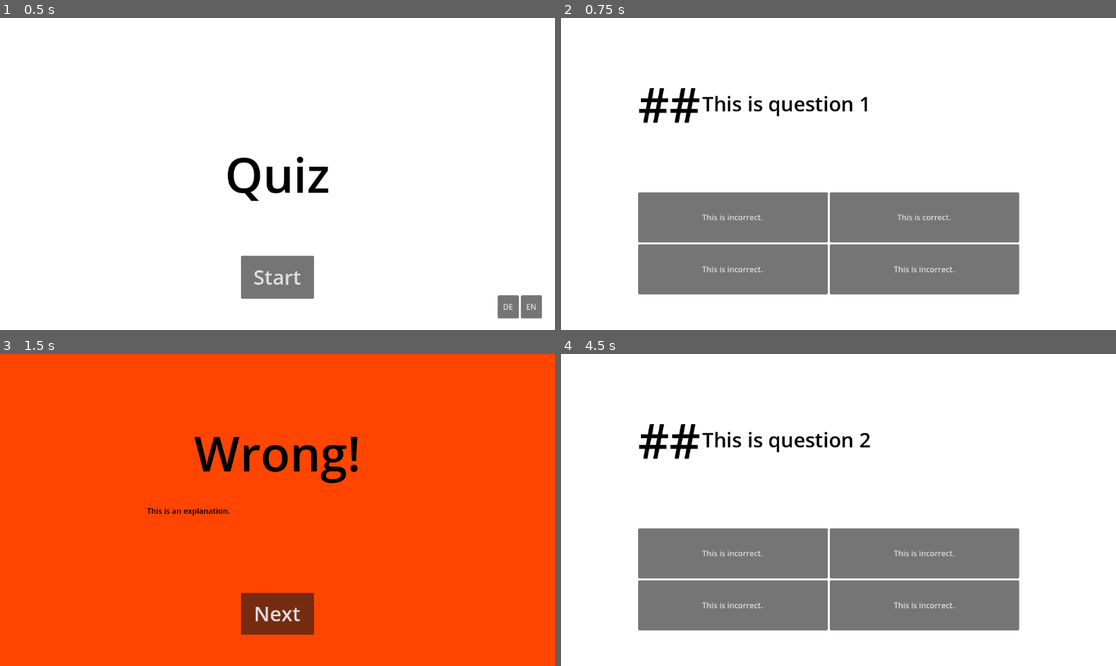
Above: before the commit, frames 1-4 (two rows, left to right).
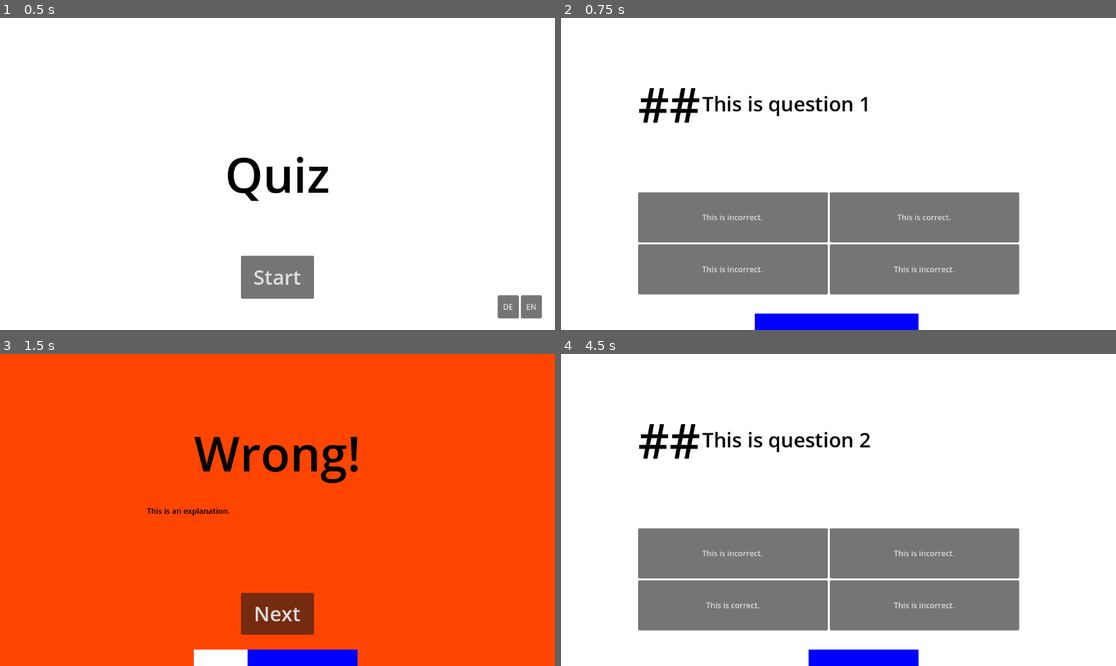
Above: after the commit, the same moments.

Repository: KonigJakob/CSM_Quiz
Game: Godot game, scene res://scenes/main.tscn
Same seed, same stepped clock (60 frames per second), same inputs: the game is played once before the commit and once after it.
Inputs:
- Up to frame 1 (0.5 s): no input
- Up to frame 2 (0.75 s): click "Start" at 0.5 s
- Up to frame 3 (1.5 s): click "This is incorrect." at 1.25 s
- Up to frame 4 (4.5 s): click "This is correct." at 2 s; click "This is incorrect." at 2.75 s; click "This is incorrect." at 3.5 s; click "Start" at 4.25 s

Frame 1 is identical in both runs. In frame 2, 1.6% of the frame differs, in the area x 34-65%, y 94-100%; in frame 3, 1.6%; in frame 4, 1.2%.

Commit message:
implement progress bar

Diff:
--- a/csm_quiz/assets/translations.csv
+++ b/csm_quiz/assets/translations.csv
@@ -13,7 +13,7 @@
 QUESTION2,"This is question 2","Das ist Frage 2"
 QUESTION2_A,"This is incorrect.","Das ist falsch."
 QUESTION2_B,"This is incorrect.","Das ist falsch."
-QUESTION2_C,"This is incorrect.","Das ist falsch."
+QUESTION2_C,"This is correct.","Das ist richtig."
 QUESTION2_D,"This is incorrect.","Das ist falsch."
 QUESTION2_E,"This is an explanation.","Das ist eine Erklärung."
 QUESTION3,"This is question 3","Das ist Frage 3"
--- a/csm_quiz/project.godot
+++ b/csm_quiz/project.godot
@@ -18,6 +18,7 @@
 [autoload]
 
 QuestionsLoader="*res://scripts/questions_loader.gd"
+EventManager="*res://scripts/event_manager.gd"
 
 [internationalization]
 
--- a/csm_quiz/scenes/main.tscn
+++ b/csm_quiz/scenes/main.tscn
@@ -1,8 +1,9 @@
-[gd_scene load_steps=4 format=3 uid="uid://clwygh7oxs6m7"]
+[gd_scene load_steps=5 format=3 uid="uid://clwygh7oxs6m7"]
 
 [ext_resource type="PackedScene" uid="uid://c1bhi5m51nhgu" path="res://scenes/start_screen.tscn" id="1_h2yge"]
-[ext_resource type="Script" uid="uid://jmklyvm3klyd" path="res://scenes/main.gd" id="1_jyhfs"]
+[ext_resource type="Script" uid="uid://jmklyvm3klyd" path="res://scripts/main.gd" id="1_jyhfs"]
 [ext_resource type="PackedScene" uid="uid://c52fdsmd7dpwa" path="res://scenes/results_screen.tscn" id="3_sugp2"]
+[ext_resource type="PackedScene" uid="uid://8nykgh40kkre" path="res://scenes/progress_bar.tscn" id="4_jyhfs"]
 
 [node name="Main" type="Control"]
 layout_mode = 3
@@ -20,4 +21,10 @@
 visible = false
 layout_mode = 1
 
+[node name="CanvasLayer" type="CanvasLayer" parent="."]
+layer = 10
+
+[node name="ProgressBar" parent="CanvasLayer" instance=ExtResource("4_jyhfs")]
+visible = false
+
 [connection signal="start_button_pressed" from="StartScreen" to="." method="_on_start_screen_start_button_pressed"]
--- /dev/null
+++ b/csm_quiz/scenes/progress_bar.gd
@@ -0,0 +1,17 @@
+extends Control
+
+@onready var progress_bar := get_node_or_null("TextureProgressBar") as TextureProgressBar
+
+func _ready() -> void:
+	EventManager.question_answered.connect(on_question_answered)
+	QuestionsLoader.questions_ended.connect(on_questions_ended)
+	progress_bar.step = progress_bar.max_value / QuestionsLoader.number_of_questions
+
+func on_question_answered(_correct : bool) -> void:
+	progress_bar.value += progress_bar.step
+	print (progress_bar.value)
+	pass
+
+func on_questions_ended() -> void:
+	progress_bar.value = progress_bar.min_value
+	pass
--- /dev/null
+++ b/csm_quiz/scenes/progress_bar.tscn
@@ -0,0 +1,46 @@
+[gd_scene load_steps=6 format=3 uid="uid://8nykgh40kkre"]
+
+[ext_resource type="Script" uid="uid://cpsshyddb3utk" path="res://scenes/progress_bar.gd" id="1_vt3ux"]
+
+[sub_resource type="Gradient" id="Gradient_8un81"]
+offsets = PackedFloat32Array(0, 0.595588, 1)
+colors = PackedColorArray(0, 0, 1, 1, 0, 0, 1, 1, 0, 0, 1, 1)
+
+[sub_resource type="GradientTexture2D" id="GradientTexture2D_1iuoo"]
+gradient = SubResource("Gradient_8un81")
+width = 340
+height = 34
+
+[sub_resource type="Gradient" id="Gradient_vt3ux"]
+colors = PackedColorArray(1, 1, 1, 1, 1, 1, 1, 1)
+
+[sub_resource type="GradientTexture2D" id="GradientTexture2D_8un81"]
+gradient = SubResource("Gradient_vt3ux")
+width = 340
+height = 34
+
+[node name="Control" type="Control"]
+layout_mode = 3
+anchor_top = 0.878
+anchor_right = 1.0
+anchor_bottom = 1.0
+offset_top = 0.0559692
+grow_horizontal = 2
+grow_vertical = 2
+script = ExtResource("1_vt3ux")
+
+[node name="TextureProgressBar" type="TextureProgressBar" parent="."]
+layout_mode = 1
+anchors_preset = 7
+anchor_left = 0.5
+anchor_top = 1.0
+anchor_right = 0.5
+anchor_bottom = 1.0
+offset_left = -174.0
+offset_top = -34.0
+offset_right = 166.0
+grow_horizontal = 2
+grow_vertical = 0
+rounded = true
+texture_under = SubResource("GradientTexture2D_1iuoo")
+texture_progress = SubResource("GradientTexture2D_8un81")
--- a/csm_quiz/scenes/question_screen.tscn
+++ b/csm_quiz/scenes/question_screen.tscn
@@ -1,6 +1,6 @@
 [gd_scene load_steps=2 format=3 uid="uid://deyrore4ufuqk"]
 
-[ext_resource type="Script" uid="uid://b3ub06ad1nbws" path="res://scenes/question_screen.gd" id="1_tgqhu"]
+[ext_resource type="Script" uid="uid://b3ub06ad1nbws" path="res://scripts/question_screen.gd" id="1_tgqhu"]
 
 [node name="QuestionScreen" type="Control"]
 layout_mode = 3
--- /dev/null
+++ b/csm_quiz/scripts/event_manager.gd
@@ -0,0 +1,3 @@
+extends Node
+
+signal question_answered(correct : bool)
--- a/csm_quiz/scenes/main.gd
+++ b/csm_quiz/scripts/main.gd
@@ -2,6 +2,7 @@
 
 @onready var start_screen = $StartScreen
 @onready var results_screen = $ResultsScreen
+@onready var progress_bar = $CanvasLayer/ProgressBar
 
 func _ready() -> void:
 	QuestionsLoader.questions_ended.connect(on_questions_ended)
@@ -9,7 +10,9 @@
 
 func _on_start_screen_start_button_pressed() -> void:
 	QuestionsLoader.load_next_question()
+	progress_bar.visible = true
 
 func on_questions_ended() -> void:
 	print("questions ended")
 	results_screen.visible = true
+	progress_bar.visible = false
--- a/csm_quiz/scenes/question_screen.gd
+++ b/csm_quiz/scripts/question_screen.gd
@@ -33,38 +33,28 @@
 		$ColorRect2.position = Vector2(get_viewport_rect().size.x,0)
 
 func _on_button_a_button_up() -> void:
-	if correct_answer == answer_buttons.find($ColorRect/VBoxContainer/HBoxContainer/Answers_GridContainer/ButtonA):
-		check_for_answer(true)
-	else:
-		check_for_answer(false)
+	check_for_answer(0)
 	update_answer_colorrect_position(true)
 func _on_button_b_button_up() -> void:
-	if correct_answer == answer_buttons.find($ColorRect/VBoxContainer/HBoxContainer/Answers_GridContainer/ButtonA):
-		check_for_answer(true)
-	else:
-		check_for_answer(false)
+	check_for_answer(1)
 	update_answer_colorrect_position(true)
 func _on_button_c_button_up() -> void:
-	if correct_answer == answer_buttons.find($ColorRect/VBoxContainer/HBoxContainer/Answers_GridContainer/ButtonA):
-		check_for_answer(true)
-	else:
-		check_for_answer(false)
+	check_for_answer(2)
 	update_answer_colorrect_position(true)
 func _on_button_d_button_up() -> void:
-	if correct_answer == answer_buttons.find($ColorRect/VBoxContainer/HBoxContainer/Answers_GridContainer/ButtonA):
-		check_for_answer(true)
-	else:
-		check_for_answer(false)
+	check_for_answer(3)
 	update_answer_colorrect_position(true)
 
-func check_for_answer(correct : bool) -> void:
-	if correct:
+func check_for_answer(answer : int) -> void:
+	if answer == correct_answer:
 		$ColorRect2/VBoxContainer/Answer.text = "CORRECT"
 		$ColorRect2.color = Color.GREEN
 		QuestionsLoader.correct_answers += 1
+		EventManager.question_answered.emit(true)
 	else:
 		$ColorRect2/VBoxContainer/Answer.text = "INCORRECT"
 		$ColorRect2.color = Color.ORANGE_RED
+		EventManager.question_answered.emit(false)
 
 func _on_next_button_button_up() -> void:
 	update_answer_colorrect_position(false)
--- a/csm_quiz/scripts/questions_loader.gd
+++ b/csm_quiz/scripts/questions_loader.gd
@@ -31,9 +31,10 @@
 			_question_screen.expanded_answer = questions[q]["expanded answer"]
 			_question_screen.write_question_and_answers()
 			loaded_questions.append(_question_screen)
-			QuestionsLoader.number_of_questions += 1
+			##QuestionsLoader.number_of_questions += 1
 	else:
 		print("Couldn't load questions.")
+	print(number_of_questions)
 	return loaded_questions
 
 func load_question():
Binary file changed: csm_quiz/assets/translations.de.translation
Binary file changed: csm_quiz/assets/translations.en.translation
Not shown, added: csm_quiz/scenes/progress_bar.gd.uid
Not shown, added: csm_quiz/scripts/event_manager.gd.uid
Renamed: csm_quiz/scenes/main.gd.uid -> csm_quiz/scripts/main.gd.uid
Renamed: csm_quiz/scenes/question_screen.gd.uid -> csm_quiz/scripts/question_screen.gd.uid
Not shown, added: csm_quiz/.DS_Store
